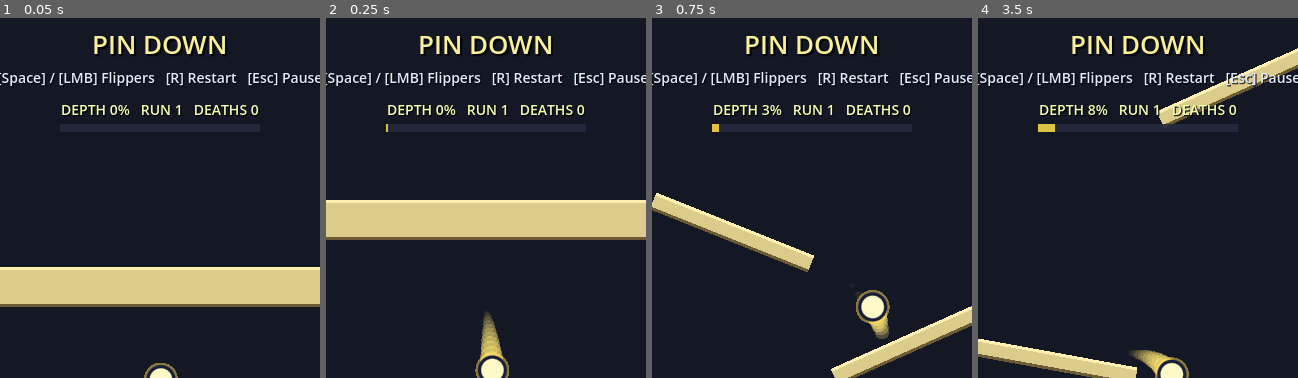
Above: before the commit, frames 1-4 (left to right).
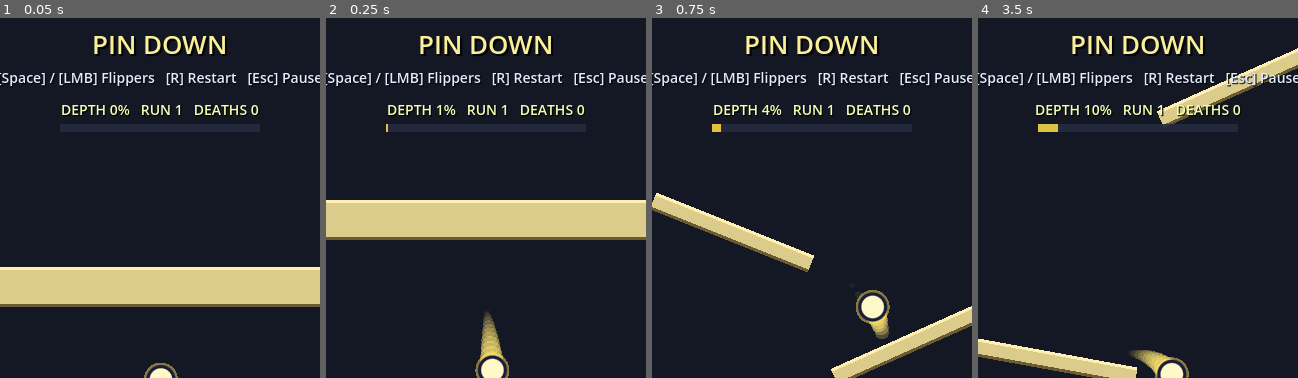
Above: after the commit, the same moments.

Repository: YonatanBenezra/InfinitePong
Game: Godot game, scene res://scenes/main.tscn
Two runs of this game, one before a commit and one after it. Both use one fixed random seed, a clock stepped at 60 frames per second and the inputs below.
Inputs:
- Up to frame 1 (0.05 s): no input
- Up to frame 2 (0.25 s): no input
- Up to frame 3 (0.75 s): hold Space (flipper) from 0.53 s (still down)
- Up to frame 4 (3.5 s): release Space (flipper) at 1.28 s; tap Space (flipper) at 1.35, 2.85 s; hold Space (flipper) 2.03-2.78 s
The pictures show only the part of the screen within x 25-75%, y 0-50%; the shares and areas given below are measured in that part.

Frame 1 is identical in both runs. In frame 2, less than 0.1% of the frame differs, in the area x 34-37%, y 24-28%; in frame 3, less than 0.1%; in frame 4, 1.3%, in the area x 18-83%, y 24-32%.

Commit message:
Refactor level generation and hazard mechanics for improved gameplay balance
- Updated chunk weights and difficulty settings for various chunk definitions to enhance level generation.
- Adjusted moving spike hazard speeds for better gameplay pacing.
- Modified default level configuration to reduce chunk count and difficulty budget.
- Changed collision mask for spike hazards to improve interaction with other game elements.
- Enhanced chunk generator logic to ensure better budget management and chunk selection.

Diff:
--- a/chunks/chunk_spikes_moving.tscn
+++ b/chunks/chunk_spikes_moving.tscn
@@ -38,7 +38,7 @@
 script = ExtResource("2")
 axis = Vector2(1, 0)
 range_px = 130.0
-speed = 240.0
+speed = 210.0
 delay_seconds = 0.0
 ease_amount = 0.6
 moving_node_path = NodePath(".")
@@ -50,7 +50,7 @@
 script = ExtResource("2")
 axis = Vector2(1, 0)
 range_px = 150.0
-speed = 280.0
+speed = 240.0
 delay_seconds = 0.55
 ease_amount = 0.6
 moving_node_path = NodePath(".")
--- a/resources/chunk_def_corridor.tres
+++ b/resources/chunk_def_corridor.tres
@@ -7,4 +7,4 @@
 script = ExtResource("1")
 scene = ExtResource("2")
 difficulty = 4
-weight = 1.0
+weight = 0.75
--- a/resources/chunk_def_gauntlet.tres
+++ b/resources/chunk_def_gauntlet.tres
@@ -7,4 +7,4 @@
 script = ExtResource("1")
 scene = ExtResource("2")
 difficulty = 5
-weight = 0.85
+weight = 0.65
--- a/resources/chunk_def_skill.tres
+++ b/resources/chunk_def_skill.tres
@@ -7,4 +7,4 @@
 script = ExtResource("1")
 scene = ExtResource("2")
 difficulty = 4
-weight = 1.0
+weight = 0.8
--- a/resources/chunk_def_spikes_moving.tres
+++ b/resources/chunk_def_spikes_moving.tres
@@ -7,4 +7,4 @@
 script = ExtResource("1")
 scene = ExtResource("2")
 difficulty = 4
-weight = 0.95
+weight = 0.8
--- a/resources/chunk_def_spikes_static.tres
+++ b/resources/chunk_def_spikes_static.tres
@@ -7,4 +7,4 @@
 script = ExtResource("1")
 scene = ExtResource("2")
 difficulty = 4
-weight = 1.0
+weight = 0.85
--- a/resources/default_level_config.tres
+++ b/resources/default_level_config.tres
@@ -4,7 +4,7 @@
 
 [resource]
 script = ExtResource("1")
-min_chunks = 12
-max_chunks = 16
-target_difficulty_budget = 30
+min_chunks = 10
+max_chunks = 14
+target_difficulty_budget = 24
 max_pick_attempts_per_slot = 64
--- a/scenes/hazards/spike_hazard.tscn
+++ b/scenes/hazards/spike_hazard.tscn
@@ -7,7 +7,7 @@
 
 [node name="SpikeHazard" type="Area2D"]
 collision_layer = 0
-collision_mask = 1
+collision_mask = 2
 script = ExtResource("1_script")
 
 [node name="CollisionShape2D" type="CollisionShape2D" parent="."]
--- a/scripts/chunk_generator.gd
+++ b/scripts/chunk_generator.gd
@@ -99,9 +99,11 @@
 	var max_chunks: int = mini(config.max_chunks + ramp, 22)
 	var budget: int = config.target_difficulty_budget + ramp * 3
 
+	var initial_budget := budget
 	var total_segments := rng.randi_range(min_chunks, max_chunks)
 	var middle_count: int = maxi(total_segments - 2, 1)
 	var remaining_budget: int = budget
+	var used_budget: int = 0
 	var last_def: ChunkDefinition = null
 
 	# First couple of mids on run 1 should be easy so player learns.
@@ -112,15 +114,27 @@
 	if biome_pool.is_empty():
 		push_warning("ChunkGenerator: active_biome %s has no matching chunks; falling back to full pool" % active_biome)
 		biome_pool = chunk_pool
+	var min_chunk_difficulty := biome_pool[0].difficulty
+	for c in biome_pool:
+		min_chunk_difficulty = mini(min_chunk_difficulty, c.difficulty)
 
 	var sequence: Array[ChunkDefinition] = []
 	sequence.append(start_chunk)
 	remaining_budget -= start_chunk.difficulty
+	used_budget += start_chunk.difficulty
+	if remaining_budget < 0:
+		push_warning("ChunkGenerator: mandatory start chunk exceeds difficulty budget")
+		remaining_budget = 0
 
 	for i in middle_count:
-		var max_diff_here: int = remaining_budget
-		if i < 2 and easy_threshold > 0:
-			max_diff_here = mini(remaining_budget, easy_threshold)
+		var remaining_slots := middle_count - i - 1
+		var reserved_budget := remaining_slots * min_chunk_difficulty
+		var max_diff_here: int = remaining_budget - reserved_budget
+		if i < 2 and easy_threshold > 0 and min_chunk_difficulty <= easy_threshold:
+			max_diff_here = mini(max_diff_here, easy_threshold)
+		if max_diff_here < min_chunk_difficulty:
+			push_warning("ChunkGenerator: difficulty budget cannot satisfy target chunk count")
+			break
 		var picked: ChunkDefinition = null
 		for _attempt in config.max_pick_attempts_per_slot:
 			var candidate: ChunkDefinition = _pick_weighted(rng, biome_pool)
@@ -133,19 +147,25 @@
 		if picked == null:
 			var fitting := _filter_fitting(biome_pool, max_diff_here)
 			if fitting.is_empty():
-				var easiest: ChunkDefinition = biome_pool[0]
-				for c in biome_pool:
-					if c.difficulty < easiest.difficulty:
-						easiest = c
-				picked = easiest
+				push_warning("ChunkGenerator: no affordable chunks fit remaining difficulty budget")
+				break
 			else:
 				picked = _pick_weighted(rng, fitting)
 		sequence.append(picked)
 		last_def = picked
 		remaining_budget -= picked.difficulty
-		remaining_budget = maxi(remaining_budget, 0)
-
+		used_budget += picked.difficulty
+
+	if finale_chunk.difficulty > remaining_budget:
+		push_warning("ChunkGenerator: mandatory finale chunk exceeds difficulty budget")
 	sequence.append(finale_chunk)
+	remaining_budget -= finale_chunk.difficulty
+	used_budget += finale_chunk.difficulty
+
+	var sequence_names := PackedStringArray()
+	for def in sequence:
+		var label := def.resource_path.get_file().get_basename()
+		sequence_names.append(label if label != "" else def.get_class())
 
 	var last_root: Node2D = null
 	var spawn_global := Vector2.ZERO
@@ -182,4 +202,8 @@
 		"spawn_global": spawn_global,
 		"last_chunk": last_root,
 		"bottom_y": level_bottom_y,
+		"budget": initial_budget,
+		"used_budget": used_budget,
+		"remaining_budget": remaining_budget,
+		"sequence": sequence_names,
 	}
Not shown, changed: readme.md
